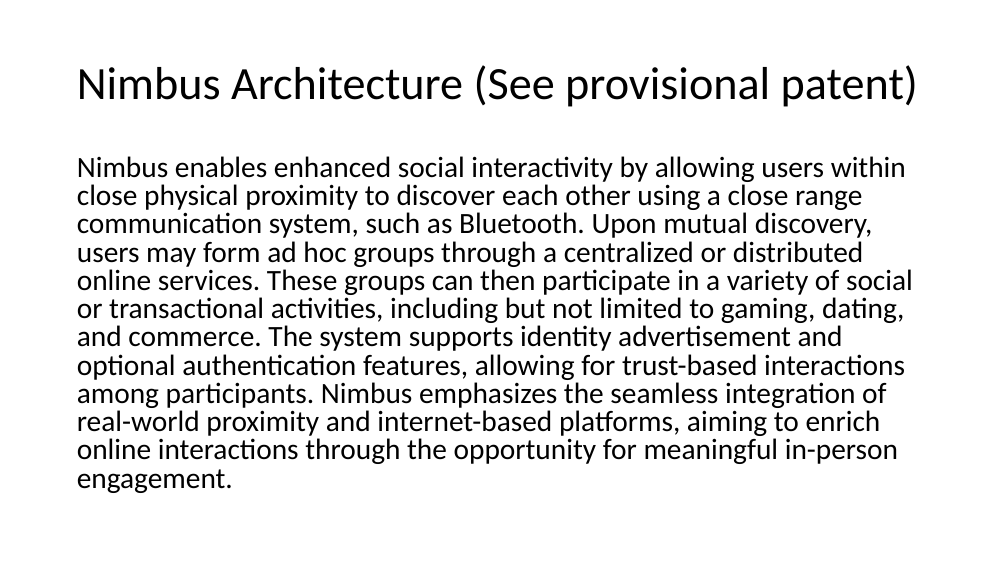
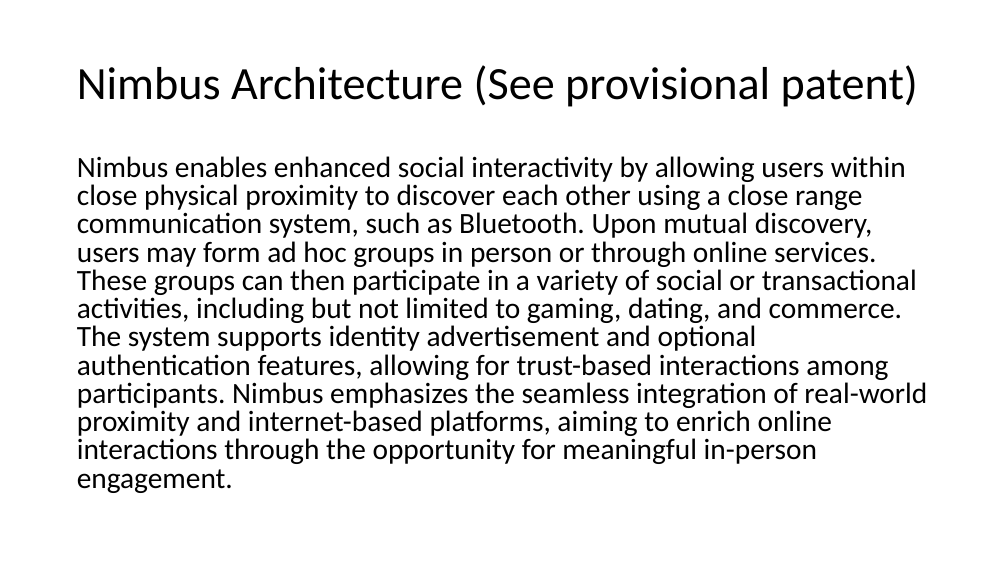
Before and after one commit to dialectek/Nimbus, a slide deck: slide 5 of doc/Dilemma.pptx. Drawn at 1008x567 pixels with LibreOffice and Linux fonts; fonts in the diff are those of the drawing. Boxes give left, top, right and bottom in pixels: in the first picture for what was removed or moved away, otherwise in the second. Text is boxed around its words. In the diff, an @@ line names an element or a change of style, - is before the commit and + after.

```diff
--- a/doc/Dilemma.pptx
+++ b/doc/Dilemma.pptx
@@ text at (77,156,927,493): text changed @@
-Nimbus enables enhanced social interactivity by allowing users within close physical proximity to discover each other using a close range communication system, such as Bluetooth. Upon mutual discovery, users may form ad hoc groups through a centralized or distributed online services. These groups can then participate in a variety of social or transactional activities, including but not limited to gaming, dating, and commerce. The system supports identity advertisement and optional authentication features, allowing for trust-based interactions among participants. Nimbus emphasizes the seamless integration of real-world proximity and internet-based platforms, aiming to enrich online interactions through the opportunity for meaningful in-person engagement.
+Nimbus enables enhanced social interactivity by allowing users within close physical proximity to discover each other using a close range communication system, such as Bluetooth. Upon mutual discovery, users may form ad hoc groups in person or through online services. These groups can then participate in a variety of social or transactional activities, including but not limited to gaming, dating, and commerce. The system supports identity advertisement and optional authentication features, allowing for trust-based interactions among participants. Nimbus emphasizes the seamless integration of real-world proximity and internet-based platforms, aiming to enrich online interactions through the opportunity for meaningful in-person engagement.
```
Also in this commit, not shown: 1 other slide changed, 2 other files.
